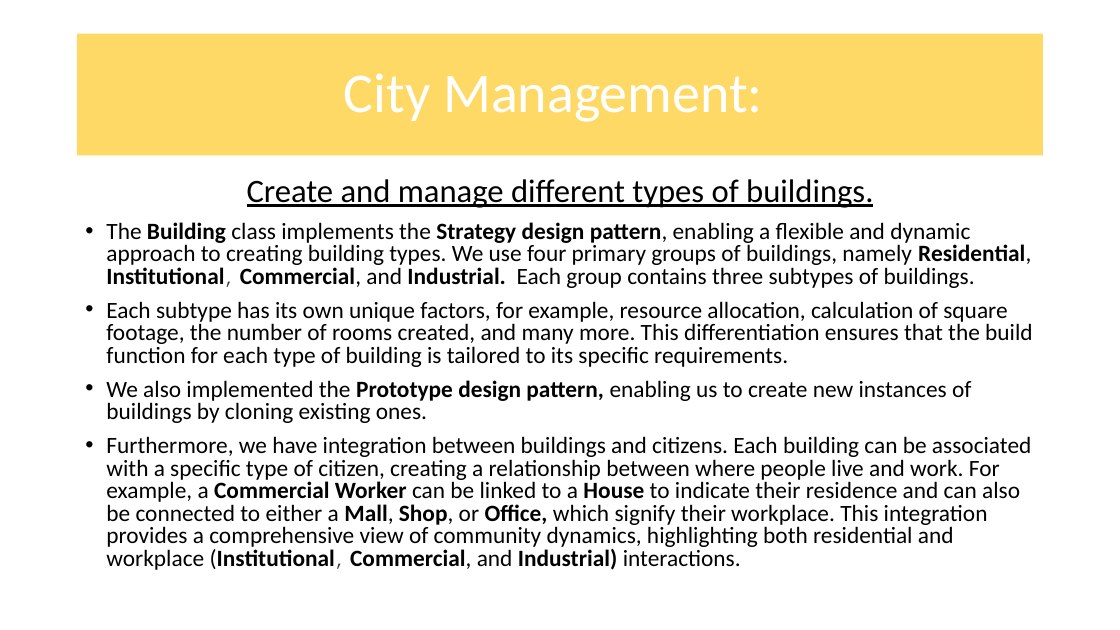
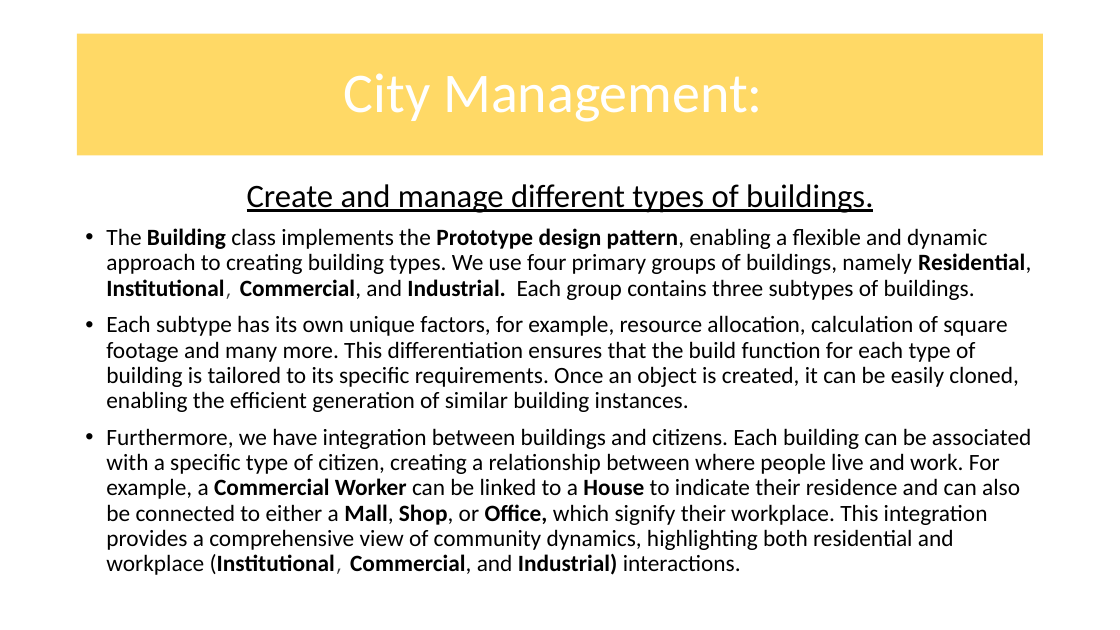
Before and after one commit to COS214-Project-2024/Team-25, a slide deck: slide 5 of Powerpoint/COS 214 Project powerpoint_Buildings.pptx. Drawn at 1120x630 pixels with LibreOffice and Linux fonts; fonts in the diff are those of the drawing; background and template pictures are left out. Boxes give left, top, right and bottom in pixels: in the first picture for what was removed or moved away, otherwise in the second. Text is boxed around its words. In the diff, an @@ line names an element or a change of style, - is before the commit and + after.

Commit message:
Building updated again

```diff
--- a/Powerpoint/COS 214 Project powerpoint_Buildings.pptx
+++ b/Powerpoint/COS 214 Project powerpoint_Buildings.pptx
@@ text at (106,184,1031,575): line spacing 0.97 to 1.07; line spacing 0.8 to 0.9 @@
@@ text at (106,228,1031,412): text changed @@
-• The Building class implements the Strategy design pattern, enabling a flexible and dynamic approach to creating building types. We use four primary groups of buildings, namely Residential, Institutional, Commercial, and Industrial. Each group contains three subtypes of buildings.
-• Each subtype has its own unique factors, for example, resource allocation, calculation of square footage, the number of rooms created, and many more. This differentiation ensures that the build function for each type of building is tailored to its specific requirements.
-• We also implemented the Prototype design pattern, enabling us to create new instances of buildings by cloning existing ones.
+• The Building class implements the Prototype design pattern, enabling a flexible and dynamic approach to creating building types. We use four primary groups of buildings, namely Residential, Institutional, Commercial, and Industrial. Each group contains three subtypes of buildings.
+• Each subtype has its own unique factors, for example, resource allocation, calculation of square footage and many more. This differentiation ensures that the build function for each type of building is tailored to its specific requirements. Once an object is created, it can be easily cloned, enabling the efficient generation of similar building instances.
```
Also in this commit, not shown: 1 other slide changed.
